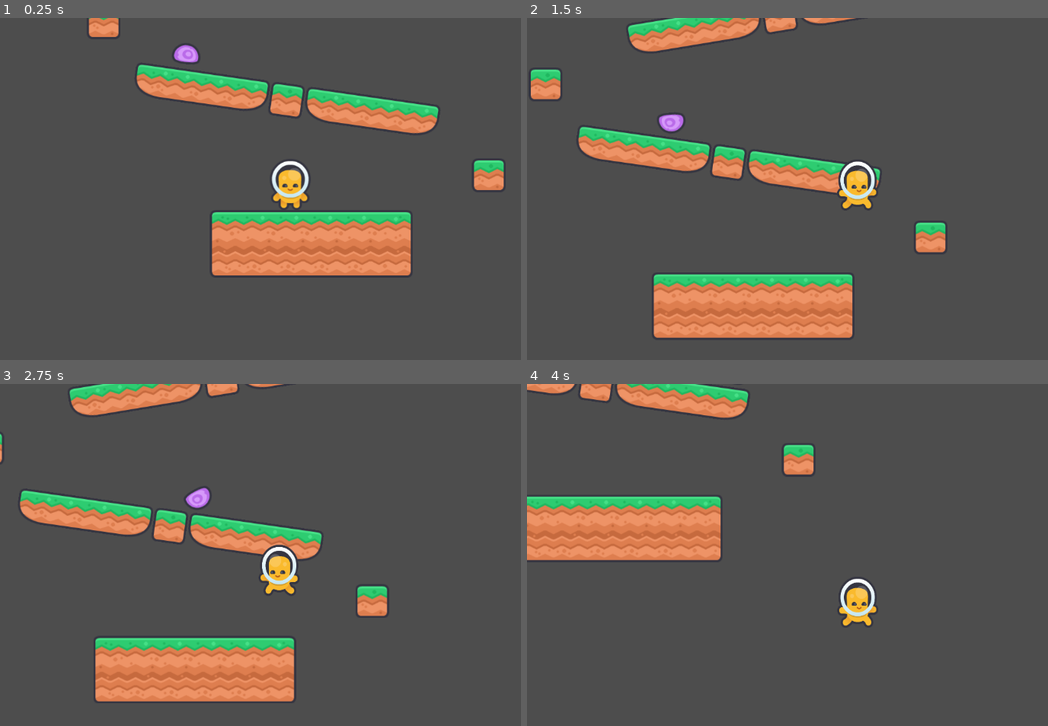
Above: before the commit, frames 1-4 (two rows, left to right).
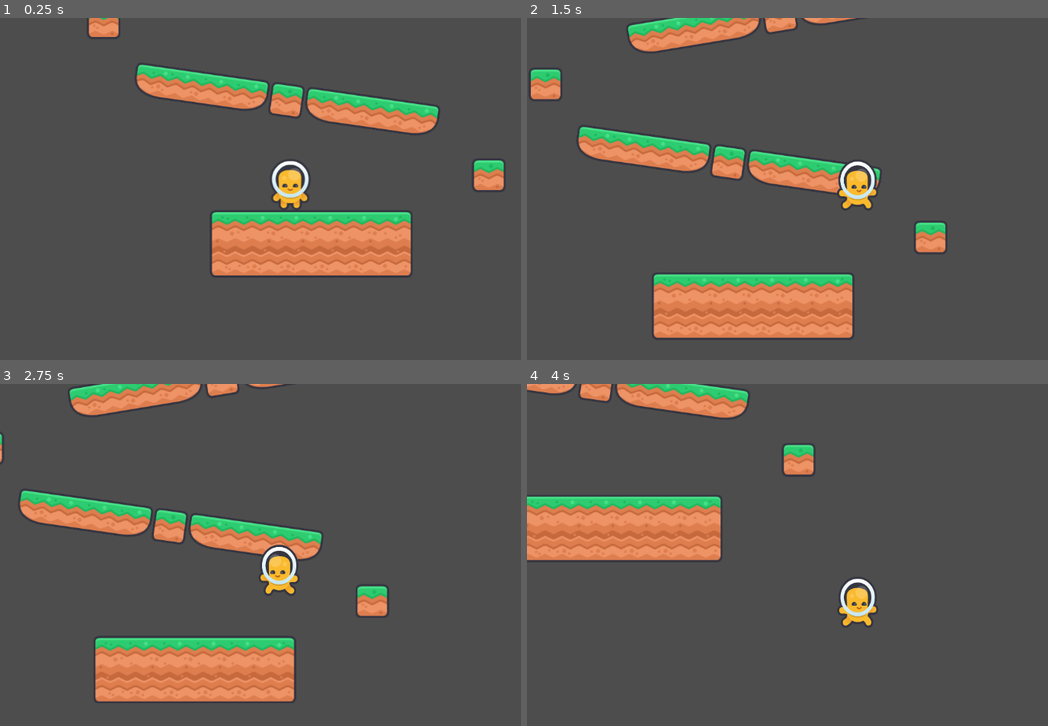
Above: after the commit, the same moments.

Repository: Santy-567/practica
Game: Godot game, scene res://Niveles/Nivel1.tscn
Two runs of this game, one before a commit and one after it. Both use one fixed random seed, a clock stepped at 60 frames per second and the inputs below.
Inputs:
- Up to frame 1 (0.25 s): no input
- Up to frame 2 (1.5 s): hold D (Derecha) from 0.53 s (still down); tap W (Arriba) at 0.77 s
- Up to frame 3 (2.75 s): tap W (Arriba) at 1.52 s; release D (Derecha) at 2.03 s; hold A (Izquierda) from 2.03 s (still down)
- Up to frame 4 (4 s): release A (Izquierda) at 2.78 s; hold D (Derecha) from 2.78 s (still down); tap W (Arriba) at 3.02, 3.77 s

The runs differ from the first frame. In frame 1, 0.2% of the frame differs, in the area x 33-39%, y 7-14%; in frame 2, 0.2%; in frame 3, 0.2%, in the area x 35-41%, y 30-37%; in frame 4, less than 0.1%.

Commit message:
Plataformas

Diff:
--- a/Niveles/Nivel1.tscn
+++ b/Niveles/Nivel1.tscn
@@ -38,7 +38,7 @@
 position = Vector2(341, -668)
 
 [node name="TierraMed" parent="." instance=ExtResource("5_1i4od")]
-position = Vector2(-481, -977)
+position = Vector2(-500, -1227)
 
 [node name="RigidBody2D" parent="." instance=ExtResource("5_6vjlt")]
 position = Vector2(-205, -925)
@@ -46,11 +46,8 @@
 [node name="RigidBody2D3" parent="." instance=ExtResource("5_6vjlt")]
 position = Vector2(140, -613)
 
-[node name="RigidBody2D4" parent="." instance=ExtResource("5_6vjlt")]
-position = Vector2(-289, -340)
-
 [node name="Boss" parent="." instance=ExtResource("7_j01d1")]
-position = Vector2(-388, -1042)
+position = Vector2(-407, -1292)
 
 [node name="Camera2D" type="Camera2D" parent="." node_paths=PackedStringArray("person")]
 position_smoothing_enabled = true
@@ -61,3 +58,9 @@
 position = Vector2(-90, -100)
 script = ExtResource("2_j01d1")
 speed = 250
+
+[node name="TierraPeq" parent="." instance=ExtResource("3_6vjlt")]
+position = Vector2(-469, -998)
+
+[node name="TierraPeq2" parent="." instance=ExtResource("3_6vjlt")]
+position = Vector2(-228, -1116)
